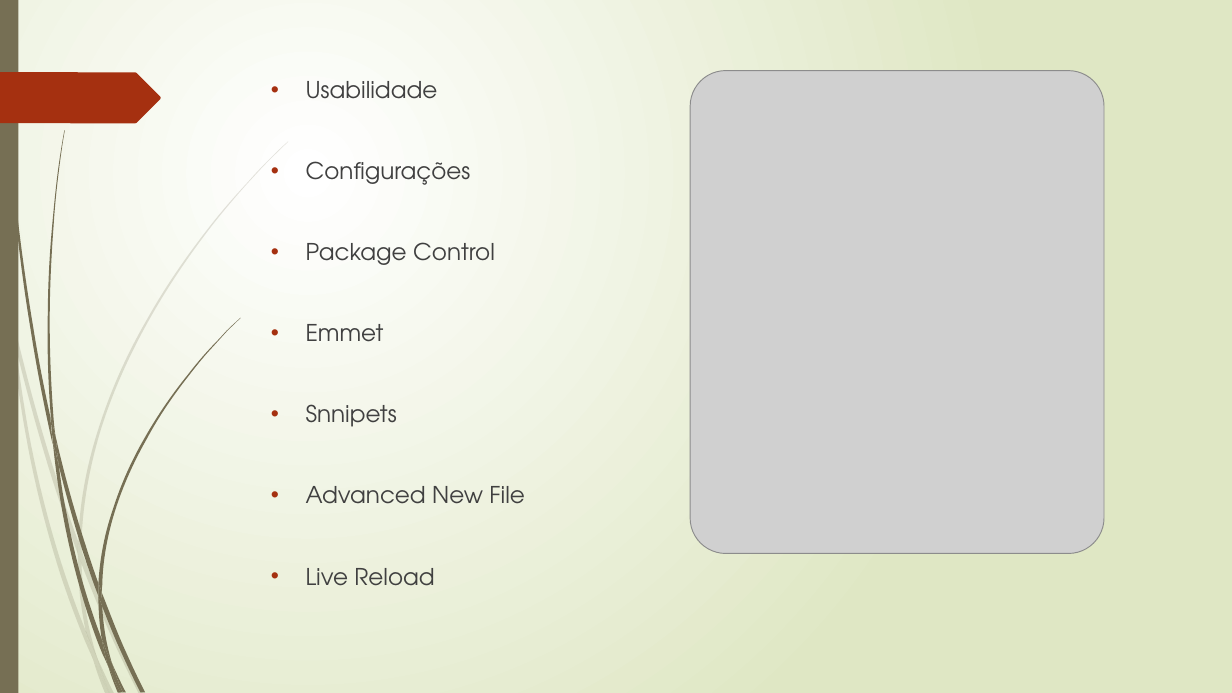
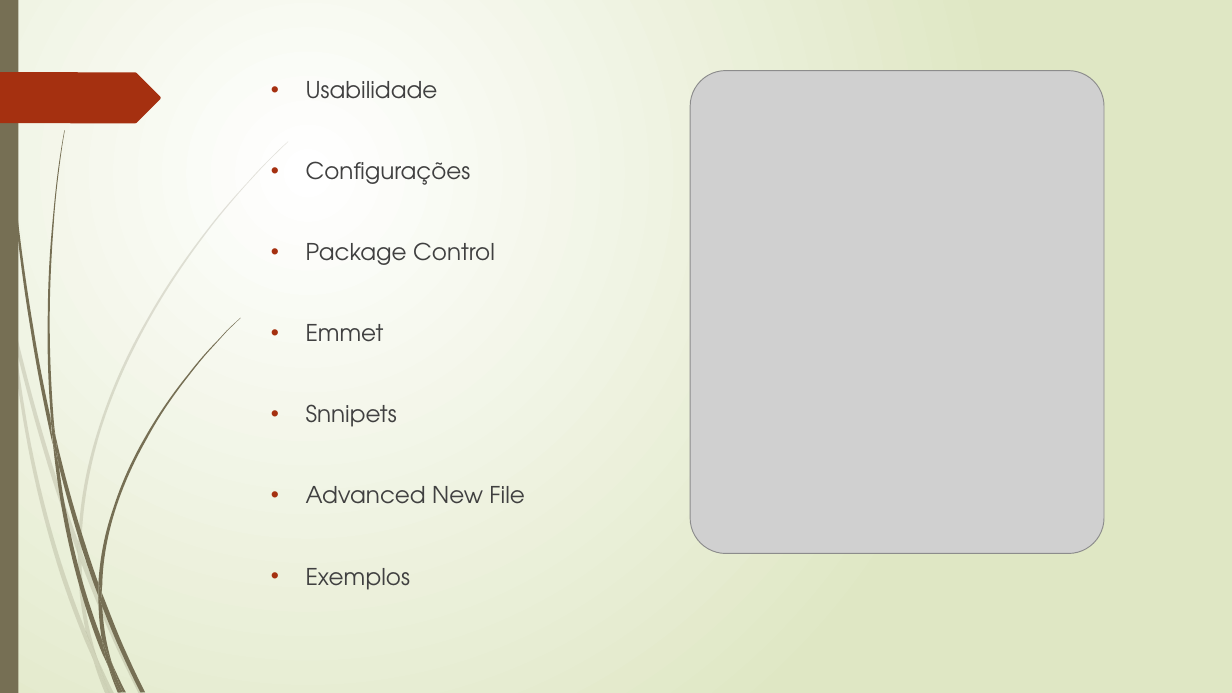
Before and after one commit to amatioli/Sublime, a slide deck: slide 6 of Sublime Text.pptx (slide 7 before the commit). Drawn at 1232x693 pixels with LibreOffice and Linux fonts; fonts in the diff are those of the drawing; grey boxes stand for pictures. Boxes give left, top, right and bottom in pixels: in the first picture for what was removed or moved away, otherwise in the second. Text is boxed around its words. In the diff, an @@ line names an element or a change of style, - is before the commit and + after.

```diff
--- a/Sublime Text.pptx
+++ b/Sublime Text.pptx
@@ text at bbox=[306, 568, 410, 590]: text changed @@
-• Live Reload
+• Exemplos
```
Also in this commit, not shown: 1 other slide changed, 3 slides added, 4 slides removed, 5 other files.
